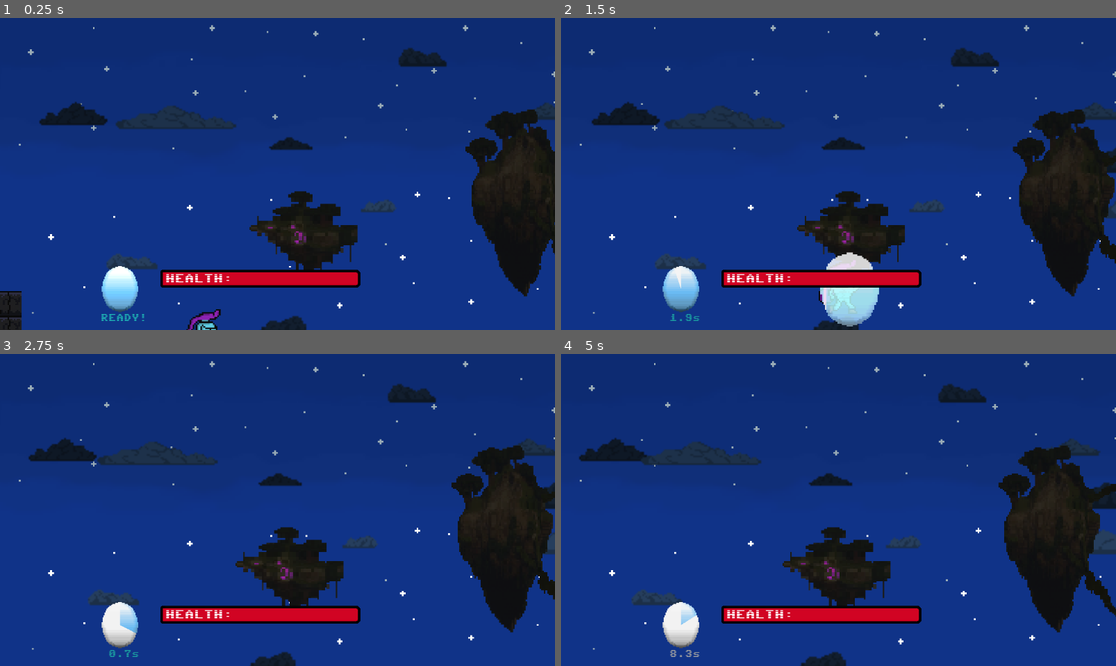
Above: before the commit, frames 1-4 (two rows, left to right).
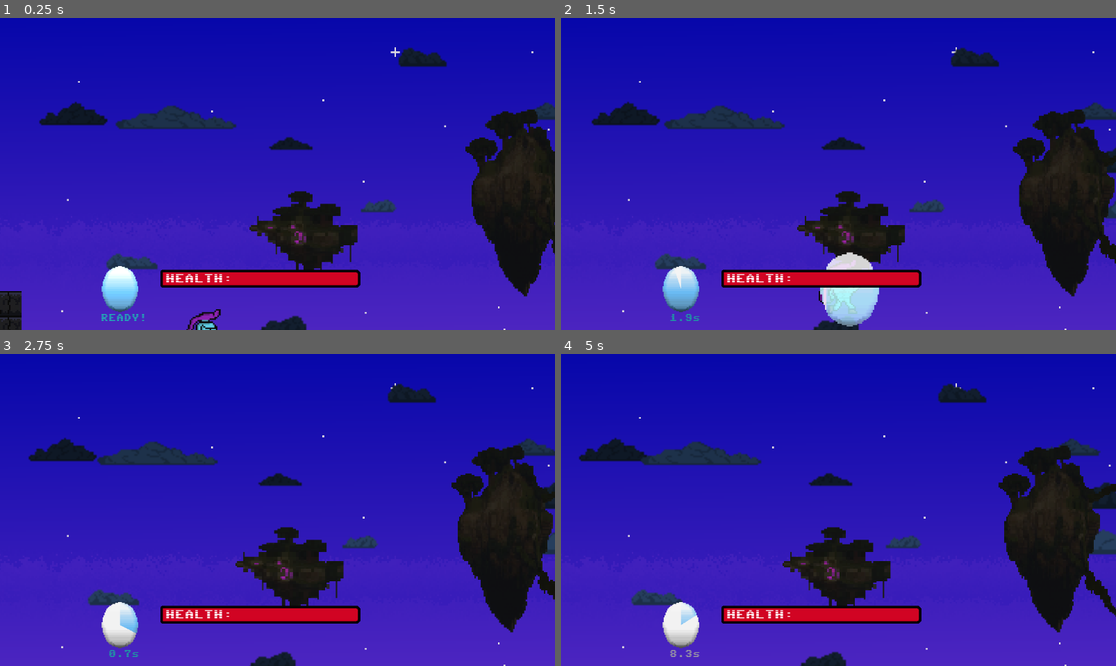
Above: after the commit, the same moments.

Repository: lolix1321/raymanMy
Game: Godot game, scene res://scenes/level_2.tscn
The game is run twice, just before and just after one commit, with the same random seed, the same clock (stepped at 60 frames per second) and the same inputs.
Inputs (mouse positions are in pixels of both pictures, inside the frame that each line leads up to):
- Up to frame 1 (0.25 s): no input
- Up to frame 2 (1.5 s): tap Enter (ui_accept) at 0.5 s; move the mouse to (960, 158) at 0.52 s; hold Shift (Sprint) 0.53-1.28 s; hold D (right) from 0.53 s (still down); tap W (jump) at 0.77 s; move the mouse to (727, 189) at 1.27 s; tap Q (shield) at 1.35 s
- Up to frame 3 (2.75 s): tap W (jump) at 1.52 s; move the mouse to (333, 441) at 2.02 s; release D (right) at 2.03 s; hold A (left) from 2.03 s (still down); click (333, 441) at 2.1 s
- Up to frame 4 (5 s): move the mouse to (810, 572) at 2.77 s; release A (left) at 2.78 s; hold D (right) 2.78-4.28 s; tap Shift (Sprint) at 2.85 s; tap W (jump) at 3.02, 3.77, 4.52 s; move the mouse to (1005, 556) at 3.52 s; tap Q (shield) at 3.6 s; move the mouse to (672, 463) at 4.27 s; hold A (left) from 4.28 s (still down); click (672, 463) at 4.35 s

The runs differ from the first frame. In frame 1, 84% of the frame differs, in the area x 0-100%, y 0-100%; in frame 2, 83%; in frame 3, 85%; in frame 4, 84%.

Commit message:
ulepszony background
aadsadsadsads

Diff:
--- a/scenes/level_2.tscn
+++ b/scenes/level_2.tscn
@@ -1,10 +1,9 @@
-[gd_scene load_steps=14 format=4 uid="uid://6cigpw87jtwb"]
+[gd_scene load_steps=13 format=4 uid="uid://6cigpw87jtwb"]
 
-[ext_resource type="Texture2D" uid="uid://btyau2mq60an0" path="res://graphic/test/background.png" id="1_6cvei"]
 [ext_resource type="Texture2D" uid="uid://44x0ppusrtx8" path="res://graphic/sciana13.png" id="1_eqxsl"]
 [ext_resource type="PackedScene" uid="uid://dyxomf0byld4o" path="res://scenes/player.tscn" id="1_pbc48"]
+[ext_resource type="Texture2D" uid="uid://bw18kwgsgcdua" path="res://graphic/test/paralax_background.png" id="1_que50"]
 [ext_resource type="Script" uid="uid://bst18w2ks3wk3" path="res://scenes/cameraLevel1.gd" id="2_eqxsl"]
-[ext_resource type="Texture2D" uid="uid://bgdi0ah88krv7" path="res://graphic/test/paralax_sun.png" id="2_hey2k"]
 [ext_resource type="Texture2D" uid="uid://brp4r1fddxbaf" path="res://graphic/test/paralaxSAVE.png" id="2_ne2mo"]
 [ext_resource type="Script" uid="uid://ddh3tog0cdiou" path="res://scenes/clouds.gd" id="3_6cvei"]
 [ext_resource type="Texture2D" uid="uid://dnrx5q7ip6jyv" path="res://graphic/test/paralax_clouds_front.png" id="5_hey2k"]
@@ -65,7 +64,7 @@
 [node name="Sprite2D" type="Sprite2D" parent="ParallaxBackground/ParallaxLayer"]
 position = Vector2(533, 240.00002)
 scale = Vector2(1.2, 1.2)
-texture = ExtResource("1_6cvei")
+texture = ExtResource("1_que50")
 
 [node name="ParallaxLayer3" type="ParallaxLayer" parent="ParallaxBackground"]
 motion_scale = Vector2(0, 0)
@@ -73,7 +72,6 @@
 [node name="Sprite2D" type="Sprite2D" parent="ParallaxBackground/ParallaxLayer3"]
 position = Vector2(534, 363)
 scale = Vector2(1.2, 1.2)
-texture = ExtResource("2_hey2k")
 
 [node name="Clouds_back" type="ParallaxLayer" parent="ParallaxBackground"]
 texture_filter = 2
Binary file added: graphic/test/paralax_background.png
Not shown, changed: graphic/test/paralax_background.png.import
Binary file changed: graphic/test/paralax_mountains.png
Binary file changed: graphic/test/paralax_sun.png
